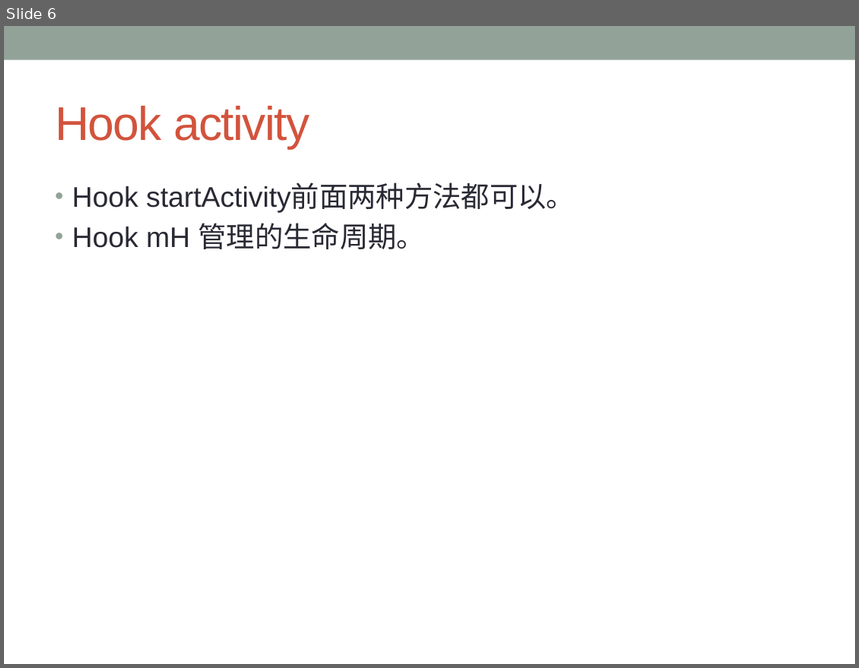
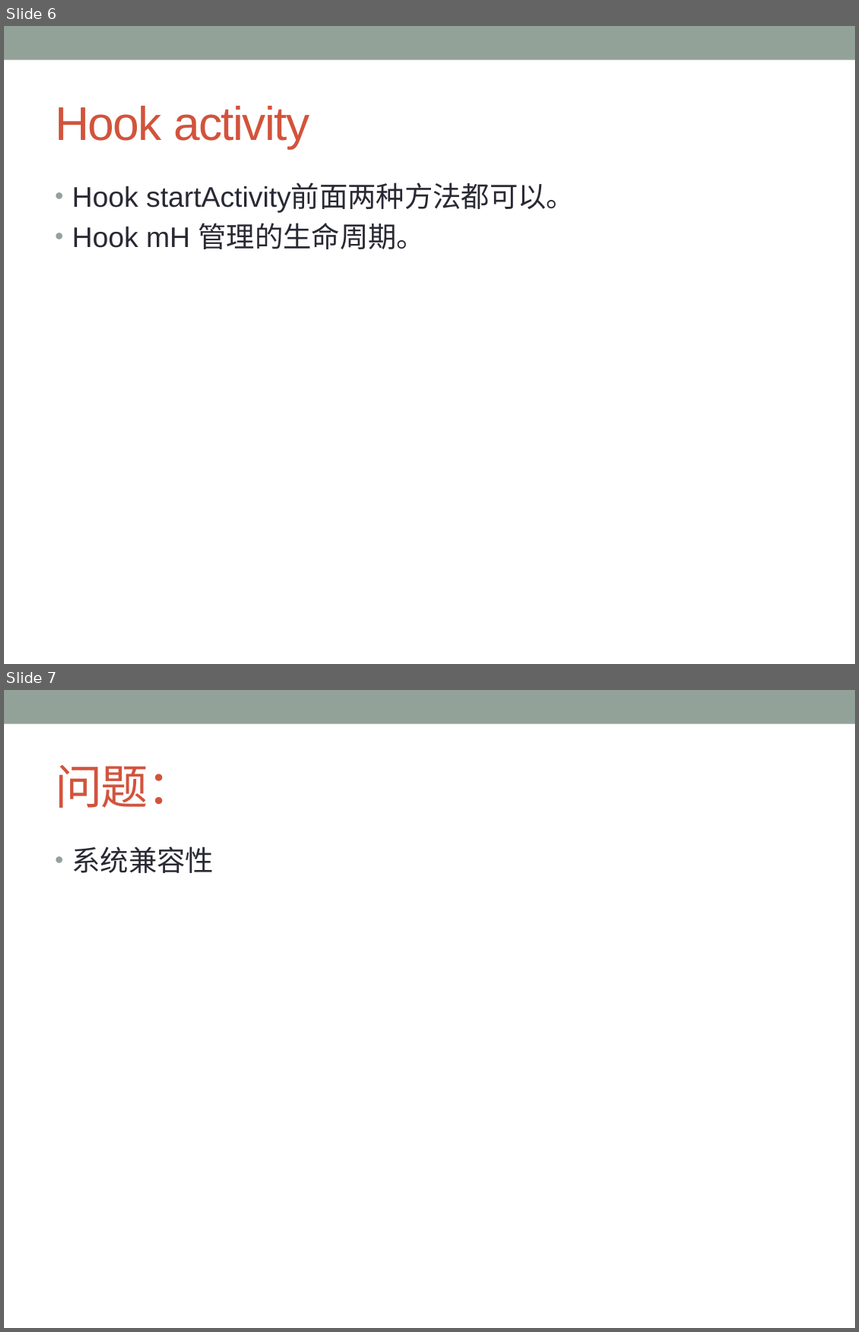
Before and after one commit to crazycoding7/books, a slide deck: docs/ppt/ppt-android-hook-20200316.pptx. Shown one above the other, each under a label of ours: slide 6 before the commit, slides 6 and 7 after it. The pictures are 859x668 and 859x1332 pixels, drawn with LibreOffice and Linux fonts; fonts in the diff are those of the drawing. Boxes give left, top, right and bottom in pixels: in the first picture for what was removed or moved away, otherwise in the second. Text is boxed around its words. In the diff, an @@ line names an element or a change of style, - is before the commit and + after.

Commit message:
hook ppt

```diff
--- a/docs/ppt/ppt-android-hook-20200316.pptx
+++ b/docs/ppt/ppt-android-hook-20200316.pptx
@@ slide 7 added at (x1=4, y1=690, x2=855, y2=1328), background #FFFFFF; not listed: 1 template element that a slide beside it also shows @@
@@ title added at (x1=55, y1=764, x2=194, y2=808), 40 pt, text #D2533C @@
+问题：
@@ text added at (x1=72, y1=847, x2=215, y2=873), 24 pt, text #292934 @@
+• 系统兼容性
```
Also in this commit, not shown: 2 other files.
